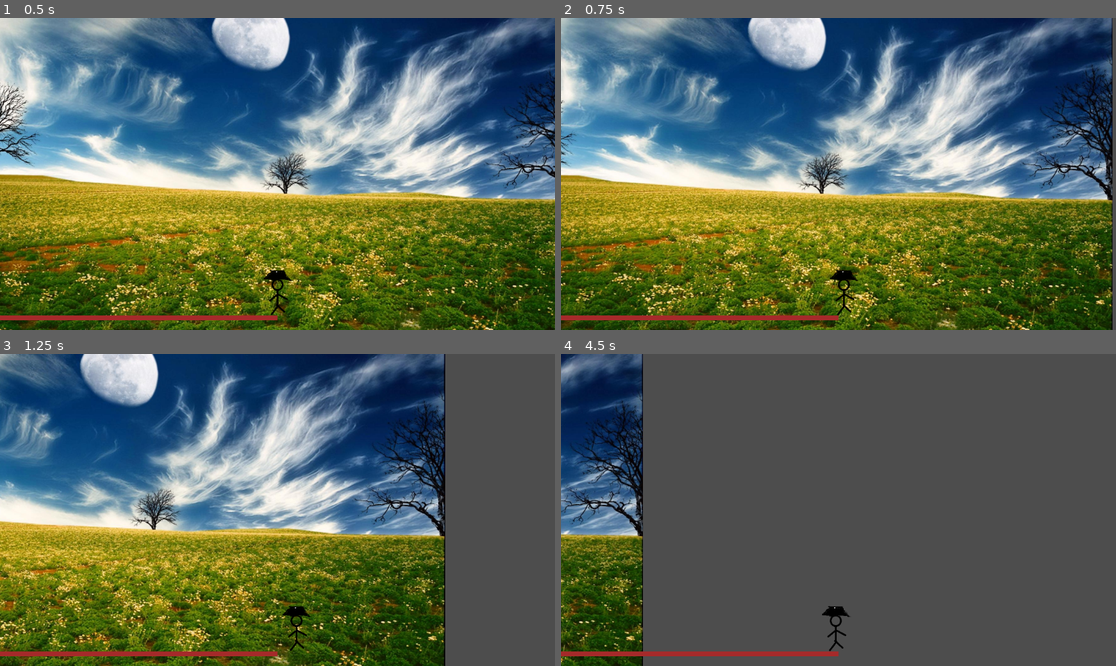
Above: before the commit, frames 1-4 (two rows, left to right).
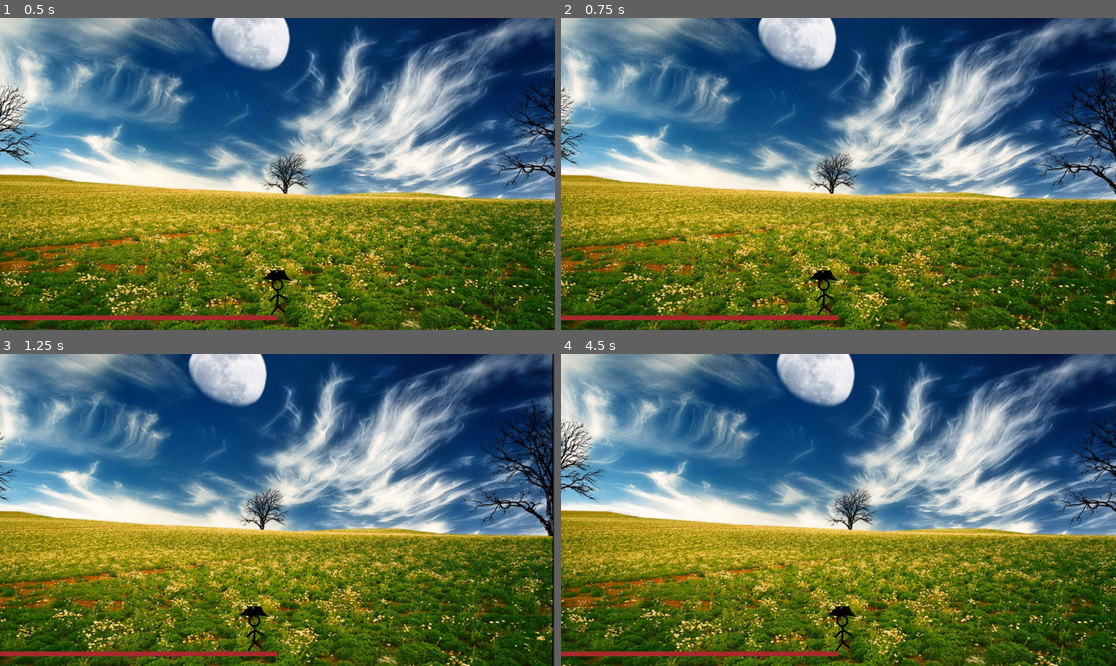
Above: after the commit, the same moments.

Repository: Darr3n2GG/2D-Platformer-Player-Template-WIP
Game: Godot game, scene res://src/scenes/test.tscn
Two runs of this game, one before a commit and one after it. Both use one fixed random seed, a clock stepped at 60 frames per second and the inputs below. The project has no main scene, so this scene is started directly.
Inputs:
- Up to frame 1 (0.5 s): no input
- Up to frame 2 (0.75 s): hold D (move_right) from 0.53 s (still down)
- Up to frame 3 (1.25 s): keep holding D (move_right)
- Up to frame 4 (4.5 s): release D (move_right) at 2.03 s; hold A (move_left) 2.03-2.78 s; hold D (move_right) 2.78-4.28 s; hold A (move_left) from 4.28 s (still down)

Frame 1 is identical in both runs. In frame 2, 49% of the frame differs, in the area x 0-100%, y 0-100%; in frame 3, 81%; in frame 4, 97%.

Commit message:
mockup of linear accel NEEDS REFACTORING

Diff:
--- a/src/game_objects/Player/Movement/ConstAccel.gd
+++ b/src/game_objects/Player/Movement/ConstAccel.gd
@@ -5,6 +5,6 @@
 
 
 func apply_acceleration(player: CharacterBody2D, input: LRInput, delta: float) -> void:
-	var ticks := delta / accel_time
-	var acceleration = player.max_speed * ticks
+	var ticks := accel_time / delta
+	var acceleration = player.max_speed * (1 / ticks)
 	player.velocity.x = move_toward(player.velocity.x, player.max_speed * input.get_direction(), acceleration)
--- a/src/game_objects/Player/Movement/LinearAccel.gd
+++ b/src/game_objects/Player/Movement/LinearAccel.gd
@@ -1,6 +1,80 @@
+# NEEDS REFACTORING
+
 class_name LinearAccel extends AccelStrategy
 
+enum LinearTypes {INCREASING, DECREASING}
+
+@export var accel_type := LinearTypes.DECREASING
+@export var accel_time: float
+
+var accel_dict := {
+	"final_speed": 0.0,
+	"ticks": 0.0,
+	"accel_factor": 0.0,
+	"initial_accel": 0.0,
+	"offset": 0.0
+}
+var on_wall_last_frame: bool
+var on_ceiling_last_frame: bool
 
 
 func apply_acceleration(player: CharacterBody2D, input: LRInput, delta: float) -> void:
-	pass
+	var acceleration: float
+
+	accel_dict.ticks = accel_time / delta
+
+	# if time taken to reach final speed is too low
+	if accel_dict.ticks <= 0.0:
+		acceleration = player.max_speed
+	else:
+		if is_input_active(player, input):
+			init_accel_dict(player, input)
+
+		var reached_final_velocity := is_equal_approx(player.velocity.x, player.max_speed * input.get_direction())
+		if not reached_final_velocity:
+			acceleration = get_acceleration(player, delta)
+
+			# If acceleration is negative, reset
+			if acceleration < 0:
+				acceleration = 0.0
+
+		on_wall_last_frame = player.is_on_wall()
+		on_ceiling_last_frame = player.is_on_ceiling()
+
+	player.velocity.x = move_toward(player.velocity.x, player.max_speed * input.get_direction(), acceleration)
+
+
+func is_input_active(player: CharacterBody2D, input: LRInput) -> bool:
+	var left_wall_or_ceiling = on_wall_last_frame and not player.is_on_wall() or on_ceiling_last_frame and not player.is_on_ceiling()
+	var is_input_after_left_collision = input.get_direction() and left_wall_or_ceiling
+	return input.just_pressed() or input.just_released() or is_input_after_left_collision
+
+func init_accel_dict(player: CharacterBody2D, input: LRInput) -> void:
+	accel_dict.final_speed = calc_final_speed(player, input.get_direction())
+	accel_dict.acceleration_factor = 0.0
+
+func get_acceleration(player: CharacterBody2D, delta: float) -> float:
+	if accel_type == LinearTypes.DECREASING:
+		accel_dict.initial_accel = calc_initial_accel(accel_dict, delta)
+
+	accel_dict.offset = calc_offset(accel_dict, player.velocity.x, delta)
+	increment_accel_factor()
+	return calc_acceleration(accel_dict, delta)
+
+
+func calc_acceleration(_accel_dict: Dictionary, delta: float) -> float:
+	var acceleration: float = 2 * ((_accel_dict.final_speed * delta - _accel_dict.initial_accel * accel_time) / accel_time) * _accel_dict.accel_factor + _accel_dict.initial_accel
+	return acceleration - _accel_dict.offset
+
+func calc_final_speed(player: CharacterBody2D, direction: float) -> float:
+	return absf(-1 * player.max_speed * direction + player.velocity.x)
+
+## Used to calculate initial acceleration when acceleration is decreasing.
+func calc_initial_accel(_accel_dict: Dictionary, delta: float) -> float:
+	return 2 * _accel_dict.final_speed * (delta / accel_time)
+
+func calc_offset(_accel_dict: Dictionary, initial_velocity: float,  delta: float) -> float:
+	return (_accel_dict.final_speed * delta - initial_velocity * accel_time) / (accel_time * accel_time / delta)
+
+func increment_accel_factor() -> void:
+	accel_dict.accel_factor += 1 / accel_dict.ticks
--- a/src/game_objects/Player/Movement/states/decel.gd
+++ b/src/game_objects/Player/Movement/states/decel.gd
@@ -1,5 +1,4 @@
 extends PlayerMovementState
-
 
 
 func physics_update(delta: float) -> void:
--- a/src/scenes/test.tscn
+++ b/src/scenes/test.tscn
@@ -1,14 +1,25 @@
-[gd_scene load_steps=7 format=3 uid="uid://dxwptiva8bnis"]
+[gd_scene load_steps=9 format=3 uid="uid://dxwptiva8bnis"]
 
 [ext_resource type="PackedScene" uid="uid://by7th7037lc0x" path="res://src/game_objects/LineGround/line_ground.tscn" id="1_errlg"]
 [ext_resource type="Texture2D" uid="uid://bqmyxh14lp58h" path="res://src/assets/Free-nice-background-HD-1184461877.jpg" id="1_m5uds"]
 [ext_resource type="PackedScene" uid="uid://bgsqf48tab66p" path="res://src/game_objects/Player/player.tscn" id="3_m5uds"]
-[ext_resource type="Script" uid="uid://dif0x5f71p4so" path="res://src/game_objects/Player/Movement/ZeroAccel.gd" id="4_egtcd"]
+[ext_resource type="Script" uid="uid://mgemc1k8cl8" path="res://src/game_objects/Player/Movement/LinearAccel.gd" id="4_egtcd"]
 [ext_resource type="Script" uid="uid://ca0hxgmh7ae0q" path="res://src/game_objects/player_camera.gd" id="5_egtcd"]
 
-[sub_resource type="Resource" id="Resource_egtcd"]
+[sub_resource type="Resource" id="Resource_n5vox"]
 script = ExtResource("4_egtcd")
-metadata/_custom_type_script = "uid://dif0x5f71p4so"
+accel_time = 0.1
+metadata/_custom_type_script = "uid://mgemc1k8cl8"
+
+[sub_resource type="Resource" id="Resource_fen8a"]
+script = ExtResource("4_egtcd")
+accel_time = 0.1
+metadata/_custom_type_script = "uid://mgemc1k8cl8"
+
+[sub_resource type="Resource" id="Resource_pixv2"]
+script = ExtResource("4_egtcd")
+accel_time = 0.1
+metadata/_custom_type_script = "uid://mgemc1k8cl8"
 
 [node name="Test" type="Node2D"]
 
@@ -21,7 +32,9 @@
 
 [node name="Player" parent="." instance=ExtResource("3_m5uds")]
 position = Vector2(0, -77)
-turn_strategy = SubResource("Resource_egtcd")
+accel_strategy = SubResource("Resource_n5vox")
+decel_strategy = SubResource("Resource_fen8a")
+turn_strategy = SubResource("Resource_pixv2")
 
 [node name="PlayerCamera" type="Camera2D" parent="." node_paths=PackedStringArray("player_node")]
 offset = Vector2(0, -20)
